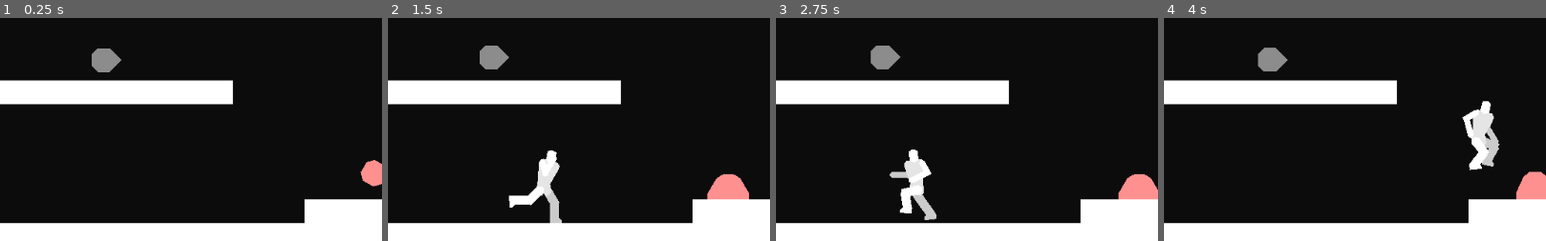
Above: before the commit, frames 1-4 (left to right).
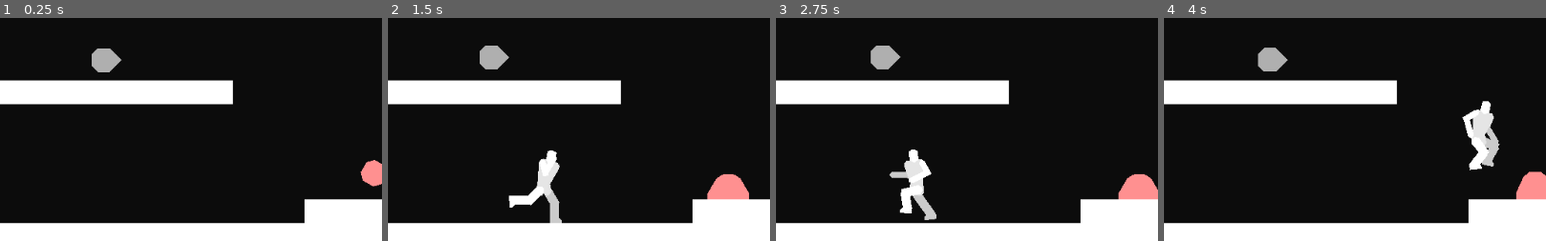
Above: after the commit, the same moments.

Repository: DarknessCatt/Lost-Soul
Game: Godot game, scene res://Maps/Debug_Map/Debug_Map.tscn
The game is run twice, just before and just after one commit, with the same random seed, the same clock (stepped at 60 frames per second) and the same inputs. This scene is started directly instead of the project's main scene.
Inputs:
- Up to frame 1 (0.25 s): no input
- Up to frame 2 (1.5 s): hold C (hero_attack) 0.53-1.28 s; hold Right (hero_right) from 0.53 s (still down); tap Z (hero_jump) at 0.77 s; tap D (hero_heart) at 1.35 s
- Up to frame 3 (2.75 s): tap Z (hero_jump) at 1.52 s; release Right (hero_right) at 2.03 s; hold Left (hero_left) from 2.03 s (still down); hold C (hero_attack) from 2.03 s (still down)
- Up to frame 4 (4 s): release Left (hero_left) at 2.78 s; release C (hero_attack) at 2.78 s; hold Right (hero_right) from 2.78 s (still down); tap D (hero_heart) at 2.85 s; tap Z (hero_jump) at 3.02, 3.77 s; hold C (hero_attack) from 3.53 s (still down)
The pictures show only the part of the screen within x 20-70%, y 50-100%; the shares and areas given below are measured in that part.

The runs differ from the first frame. In frame 1, 0.6% of the frame differs, in the area x 24-32%, y 13-25%; in frame 2, 0.6%; in frame 3, 0.6%, in the area x 24-33%, y 12-24%; in frame 4, 0.6%.

Commit message:
Finishing Fly Test

Diff:
--- a/Lost_Soul/Entities/Enemies/Flying_Enemies/Base_Fly/Base_Fly.tscn
+++ b/Lost_Soul/Entities/Enemies/Flying_Enemies/Base_Fly/Base_Fly.tscn
@@ -1,13 +1,12 @@
 [gd_scene load_steps=4 format=2]
 
-[ext_resource path="res://Entities/Enemies/Flying_Enemies/Base_Fly.gd" type="Script" id=1]
+[ext_resource path="res://Entities/Enemies/Flying_Enemies/Base_Fly/States/Dead.gd" type="Script" id=1]
 [ext_resource path="res://Entities/Enemies/Flying_Enemies/Base_Fly/States/Idle.gd" type="Script" id=2]
 [ext_resource path="res://Entities/Enemies/Flying_Enemies/Base_Fly/States/Flying.gd" type="Script" id=3]
 
 [node name="Base_Fly" type="KinematicBody2D"]
 collision_layer = 2
 collision_mask = 16
-script = ExtResource( 1 )
 
 [node name="Body_Animations" type="AnimationPlayer" parent="."]
 
@@ -18,6 +17,9 @@
 
 [node name="Flying" type="Node" parent="States"]
 script = ExtResource( 3 )
+
+[node name="Dead" type="Node" parent="States"]
+script = ExtResource( 1 )
 
 [node name="Body" type="Node2D" parent="."]
 
--- /dev/null
+++ b/Lost_Soul/Entities/Enemies/Flying_Enemies/Base_Fly/States/Dead.gd
@@ -0,0 +1,33 @@
+extends State
+
+#Movement info
+const NORMAL : Vector2 = Vector2(0, -1)
+export(float) var FRICTION : float = 0.9
+export(int) var GRAVITY : int = 2000
+export(int) var MAX_GRAV : int = 1500
+
+#Functions
+func enter(_Player : KinematicBody2D) -> void:
+	_Player.change_animation("Dead")
+
+func update(_Player: KinematicBody2D, _delta : float) -> void:
+	var spdx : float = _Player.speed.x
+
+	if _Player.is_on_floor():
+		_Player.speed.y *= -0.5
+		spdx *= FRICTION
+
+	if abs(spdx) < 10: spdx = 0
+
+	_Player.speed.x = spdx
+
+	_Player.speed.y += GRAVITY*_delta
+	if _Player.speed.y > MAX_GRAV: _Player.speed.y = MAX_GRAV
+
+	_Player.move_and_slide(_Player.speed, NORMAL)
+
+	if _Player.is_on_wall():
+		_Player.speed.x *= -FRICTION
+
+	if _Player.is_on_ceiling():
+		_Player.speed.y = 0
--- /dev/null
+++ b/Lost_Soul/Entities/Enemies/Flying_Enemies/Fly_Test/Fly_Test.gd
@@ -0,0 +1,19 @@
+extends Base_Fly
+
+#Attributes
+export(int) var max_health : int = 7
+var health : int = max_health
+
+var invencible : bool = false
+
+func _hit(_damage : int, force : int, direction : Vector2):
+
+
+	self.speed += force*direction.normalized()
+
+	$Misc_Animations.play("hit")
+
+	health -= _damage
+
+	if health <= 0:
+		self._change_state($States/Dead)
--- a/Lost_Soul/Entities/Enemies/Flying_Enemies/Fly_Test/Fly_Test.tscn
+++ b/Lost_Soul/Entities/Enemies/Flying_Enemies/Fly_Test/Fly_Test.tscn
@@ -1,22 +1,89 @@
-[gd_scene load_steps=7 format=2]
+[gd_scene load_steps=15 format=2]
 
 [ext_resource path="res://Entities/Enemies/Flying_Enemies/Base_Fly/Base_Fly.tscn" type="PackedScene" id=1]
+[ext_resource path="res://Entities/Combat/Hitbox/Hitbox.tscn" type="PackedScene" id=2]
+[ext_resource path="res://Entities/Combat/Hurtbox/Hurtbox.tscn" type="PackedScene" id=3]
+[ext_resource path="res://Entities/Enemies/Flying_Enemies/Fly_Test/Fly_Test.gd" type="Script" id=4]
+
+[sub_resource type="Animation" id=10]
+resource_name = "Dead"
+tracks/0/type = "value"
+tracks/0/path = NodePath("Body/Wisp:rotation_degrees")
+tracks/0/interp = 1
+tracks/0/loop_wrap = true
+tracks/0/imported = false
+tracks/0/enabled = true
+tracks/0/keys = {
+"times": PoolRealArray( 0, 1 ),
+"transitions": PoolRealArray( 0.353553, 1 ),
+"update": 0,
+"values": [ 0.0, 540.0 ]
+}
+tracks/1/type = "value"
+tracks/1/path = NodePath(".:modulate")
+tracks/1/interp = 1
+tracks/1/loop_wrap = true
+tracks/1/imported = false
+tracks/1/enabled = true
+tracks/1/keys = {
+"times": PoolRealArray( 0, 0.5, 1 ),
+"transitions": PoolRealArray( 1, 1, 1 ),
+"update": 0,
+"values": [ Color( 1, 1, 1, 1 ), Color( 1, 1, 1, 1 ), Color( 0.67, 0.67, 0.67, 0.6 ) ]
+}
+tracks/2/type = "value"
+tracks/2/path = NodePath("Body/Wisp:polygon")
+tracks/2/interp = 1
+tracks/2/loop_wrap = true
+tracks/2/imported = false
+tracks/2/enabled = true
+tracks/2/keys = {
+"times": PoolRealArray( 0, 0.4, 0.9 ),
+"transitions": PoolRealArray( 1, 1, 1 ),
+"update": 0,
+"values": [ PoolVector2Array( -16, -8, -8, -16, 8, -16, 24, 0, 8, 16, -8, 16, -16, 8 ), PoolVector2Array( -16, -8, -8, -16, 8, -16, 24, 0, 8, 16, -8, 16, -16, 8 ), PoolVector2Array( -16, -8, -8, -16, 8, -16, 24, -7.12034, 8, 9.08081, -8, 9.1867, -16, 1.35085 ) ]
+}
+tracks/3/type = "value"
+tracks/3/path = NodePath("Body/Wisp/Hitbox:monitorable")
+tracks/3/interp = 1
+tracks/3/loop_wrap = true
+tracks/3/imported = false
+tracks/3/enabled = true
+tracks/3/keys = {
+"times": PoolRealArray( 0, 0.01 ),
+"transitions": PoolRealArray( 1, 1 ),
+"update": 1,
+"values": [ true, false ]
+}
+tracks/4/type = "value"
+tracks/4/path = NodePath("Body/Wisp/Hurtbox:monitoring")
+tracks/4/interp = 1
+tracks/4/loop_wrap = true
+tracks/4/imported = false
+tracks/4/enabled = true
+tracks/4/keys = {
+"times": PoolRealArray( 0, 0.01 ),
+"transitions": PoolRealArray( 1, 1 ),
+"update": 1,
+"values": [ true, false ]
+}
 
 [sub_resource type="Animation" id=1]
 resource_name = "Flying"
 length = 0.5
 loop = true
-tracks/0/type = "value"
-tracks/0/path = NodePath("Body/Wisp:position")
-tracks/0/interp = 1
-tracks/0/loop_wrap = true
-tracks/0/imported = false
-tracks/0/enabled = true
-tracks/0/keys = {
-"times": PoolRealArray( 0, 0.2 ),
+step = 0.05
+tracks/0/type = "value"
+tracks/0/path = NodePath("Body/Wisp:rotation_degrees")
+tracks/0/interp = 1
+tracks/0/loop_wrap = true
+tracks/0/imported = false
+tracks/0/enabled = true
+tracks/0/keys = {
+"times": PoolRealArray( 0, 0.25 ),
 "transitions": PoolRealArray( 1, 1 ),
 "update": 0,
-"values": [ Vector2( 0, 2 ), Vector2( 0, -2 ) ]
+"values": [ -10.0, 10.0 ]
 }
 
 [sub_resource type="Animation" id=2]
@@ -51,6 +118,57 @@
 "update": 0,
 "values": [ Vector2( 0, 0 ) ]
 }
+tracks/1/type = "value"
+tracks/1/path = NodePath("Body/Wisp:rotation_degrees")
+tracks/1/interp = 1
+tracks/1/loop_wrap = true
+tracks/1/imported = false
+tracks/1/enabled = true
+tracks/1/keys = {
+"times": PoolRealArray( 0 ),
+"transitions": PoolRealArray( 1 ),
+"update": 0,
+"values": [ 0.0 ]
+}
+
+[sub_resource type="Animation" id=9]
+resource_name = "hit"
+length = 0.2
+step = 0.05
+tracks/0/type = "value"
+tracks/0/path = NodePath(".:modulate")
+tracks/0/interp = 1
+tracks/0/loop_wrap = true
+tracks/0/imported = false
+tracks/0/enabled = true
+tracks/0/keys = {
+"times": PoolRealArray( 0, 0.15, 0.2 ),
+"transitions": PoolRealArray( 1, 1, 1 ),
+"update": 0,
+"values": [ Color( 1, 0.639216, 0.639216, 1 ), Color( 1, 0.41, 0.41, 1 ), Color( 1, 1, 1, 1 ) ]
+}
+
+[sub_resource type="Animation" id=8]
+resource_name = "rest"
+length = 0.01
+tracks/0/type = "value"
+tracks/0/path = NodePath(".:modulate")
+tracks/0/interp = 1
+tracks/0/loop_wrap = true
+tracks/0/imported = false
+tracks/0/enabled = true
+tracks/0/keys = {
+"times": PoolRealArray( 0 ),
+"transitions": PoolRealArray( 1 ),
+"update": 0,
+"values": [ Color( 1, 1, 1, 1 ) ]
+}
+
+[sub_resource type="CircleShape2D" id=6]
+radius = 14.0
+
+[sub_resource type="CircleShape2D" id=7]
+radius = 19.1029
 
 [sub_resource type="CircleShape2D" id=4]
 radius = 16.0
@@ -59,20 +177,44 @@
 radius = 200.0
 
 [node name="Fly_Test" instance=ExtResource( 1 )]
+script = ExtResource( 4 )
 
 [node name="Body_Animations" parent="." index="0"]
+anims/Dead = SubResource( 10 )
 anims/Flying = SubResource( 1 )
 anims/Idle = SubResource( 2 )
 anims/Rest = SubResource( 3 )
 
+[node name="Misc_Animations" type="AnimationPlayer" parent="." index="1"]
+anims/hit = SubResource( 9 )
+anims/rest = SubResource( 8 )
+
 [node name="Wisp" type="Polygon2D" parent="Body" index="0"]
-color = Color( 0.55, 0.55, 0.55, 1 )
+color = Color( 0.69, 0.69, 0.69, 1 )
 polygon = PoolVector2Array( -16, -8, -8, -16, 8, -16, 24, 0, 8, 16, -8, 16, -16, 8 )
 
-[node name="Collision" type="CollisionShape2D" parent="." index="3"]
+[node name="Hitbox" parent="Body/Wisp" index="0" instance=ExtResource( 2 )]
+Body = NodePath("../..")
+Id = 2
+Damage = 2
+
+[node name="CollisionShape2D" type="CollisionShape2D" parent="Body/Wisp/Hitbox" index="0"]
+shape = SubResource( 6 )
+
+[node name="Hurtbox" parent="Body/Wisp" index="1" instance=ExtResource( 3 )]
+rotation = -1.58654
+Id = 2
+Character = NodePath("../../..")
+
+[node name="CollisionShape2D" type="CollisionShape2D" parent="Body/Wisp/Hurtbox" index="1"]
+visible = false
+shape = SubResource( 7 )
+
+[node name="Collision" type="CollisionShape2D" parent="." index="4"]
+visible = false
 shape = SubResource( 4 )
 
-[node name="Perception" parent="." index="4"]
+[node name="Perception" parent="." index="5"]
 visible = false
 
 [node name="Area" type="CollisionShape2D" parent="Perception/Player_Detect" index="0"]
--- a/Lost_Soul/Entities/Enemies/Wandering_Enemies/Lost_Soul/Lost_Soul.tscn
+++ b/Lost_Soul/Entities/Enemies/Wandering_Enemies/Lost_Soul/Lost_Soul.tscn
@@ -449,8 +449,7 @@
 "values": [ -20.8855, 12.0519 ]
 }
 
-[sub_resource type="Animation" id=1]
-resource_name = "attack_begin"
+[sub_resource type="Animation" id=6]
 length = 0.7
 tracks/0/type = "value"
 tracks/0/path = NodePath("Body/Right_Leg:rotation_degrees")
@@ -683,36 +682,36 @@
 "values": [ Color( 1, 0.75, 0.75, 1 ), Color( 1, 0.31, 0.31, 1 ), Color( 1, 0.31, 0.31, 1 ), Color( 1, 1, 1, 1 ) ]
 }
 
-[sub_resource type="CapsuleShape2D" id=7]
+[sub_resource type="CapsuleShape2D" id=10]
 radius = 17.3604
 height = 33.1042
 
-[sub_resource type="CapsuleShape2D" id=8]
+[sub_resource type="CapsuleShape2D" id=11]
 radius = 19.4993
 height = 31.2991
 
-[sub_resource type="RectangleShape2D" id=9]
+[sub_resource type="RectangleShape2D" id=12]
 extents = Vector2( 12.6826, 34.2189 )
 
-[sub_resource type="CircleShape2D" id=10]
+[sub_resource type="CircleShape2D" id=13]
 radius = 30.0
 
 [node name="Lost_Soul" instance=ExtResource( 1 )]
 script = ExtResource( 2 )
 
 [node name="Body_Animations" parent="." index="0"]
-anims/Dead = SubResource( 2 )
-anims/Falling = SubResource( 3 )
-anims/Knockback = SubResource( 4 )
-anims/Rest = SubResource( 5 )
-anims/Walking = SubResource( 6 )
-anims/attack_begin = SubResource( 1 )
-anims/attack_end = SubResource( 12 )
-anims/attack_loop = SubResource( 13 )
+anims/Dead = SubResource( 1 )
+anims/Falling = SubResource( 2 )
+anims/Knockback = SubResource( 3 )
+anims/Rest = SubResource( 4 )
+anims/Walking = SubResource( 5 )
+anims/attack_begin = SubResource( 6 )
+anims/attack_end = SubResource( 7 )
+anims/attack_loop = SubResource( 8 )
 next/attack_begin = "attack_loop"
 
 [node name="Misc_Animations" type="AnimationPlayer" parent="." index="1"]
-anims/hit = SubResource( 11 )
+anims/hit = SubResource( 9 )
 
 [node name="Walking" parent="States" index="0"]
 script = ExtResource( 4 )
Not shown: 12 places in Lost_Soul/Entities/Enemies/Wandering_Enemies/Lost_Soul/Lost_Soul.tscn that only renumber resources
